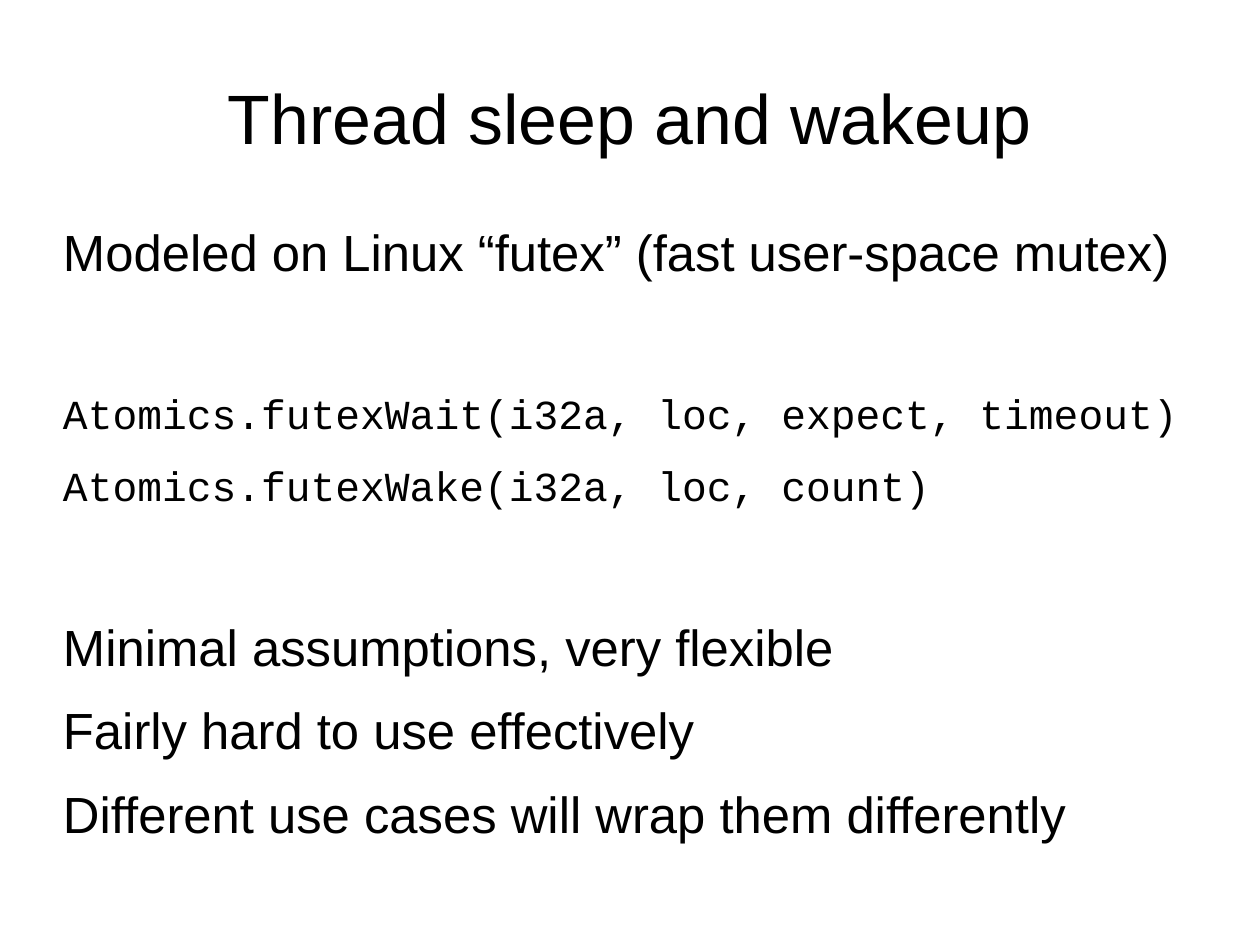
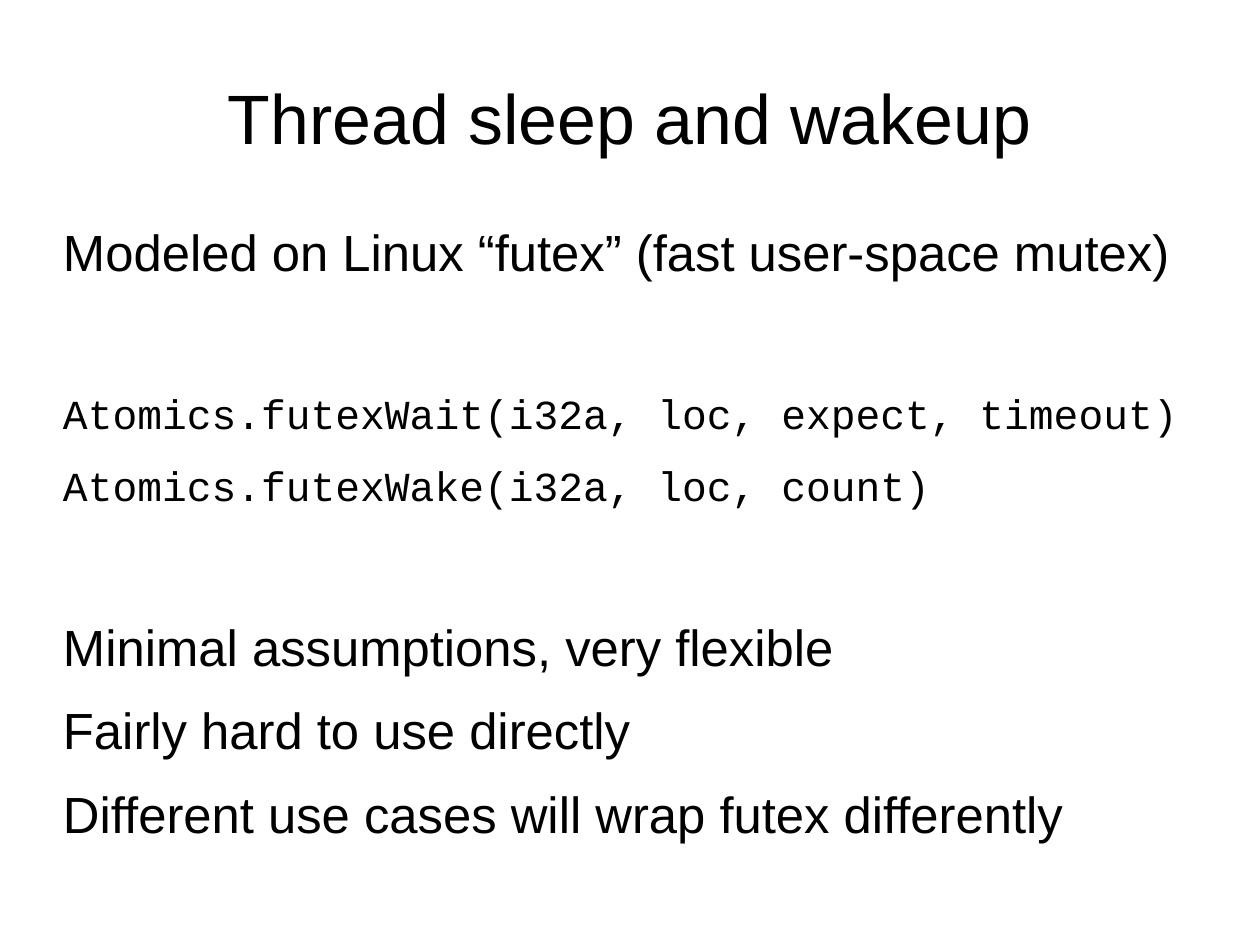
Before and after one commit to tc39/proposal-ecmascript-sharedmem, a slide deck: slide 8 of tc39/presentation-sept-2015.odp. Drawn at 1260x945 pixels with LibreOffice and Linux fonts; fonts in the diff are those of the drawing. Boxes give left, top, right and bottom in pixels: in the first picture for what was removed or moved away, otherwise in the second. Text is boxed around its words. In the diff, an @@ line names an element or a change of style, - is before the commit and + after.

```diff
--- a/tc39/presentation-sept-2015.odp
+++ b/tc39/presentation-sept-2015.odp
@@ text at (63, 712, 1063, 843): text changed @@
-Fairly hard to use effectively
-Different use cases will wrap them differently
+Fairly hard to use directly
+Different use cases will wrap futex differently
```
Also in this commit, not shown: 6 other slides changed, 6 slides added, 1 slide removed.
